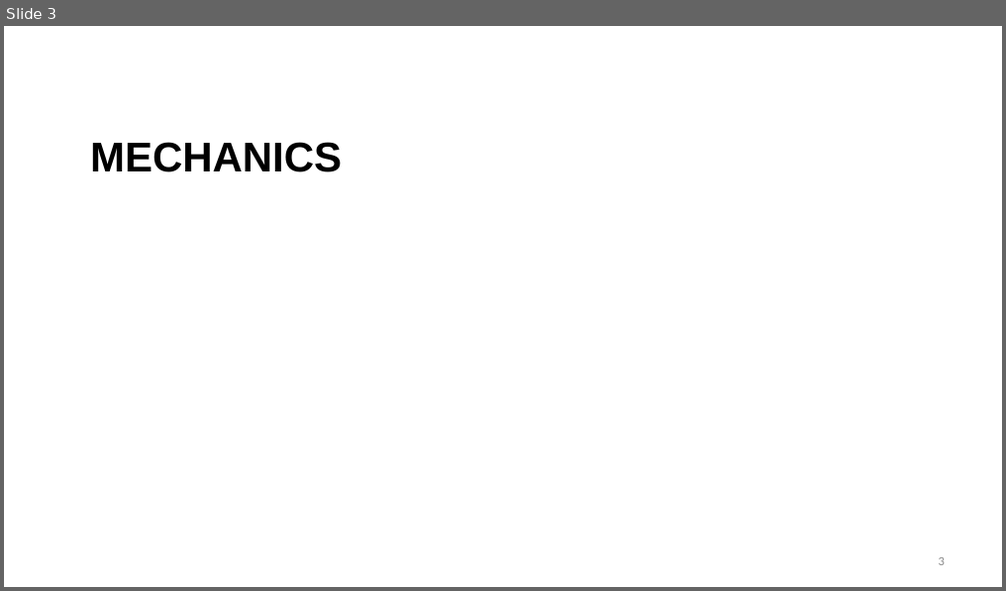
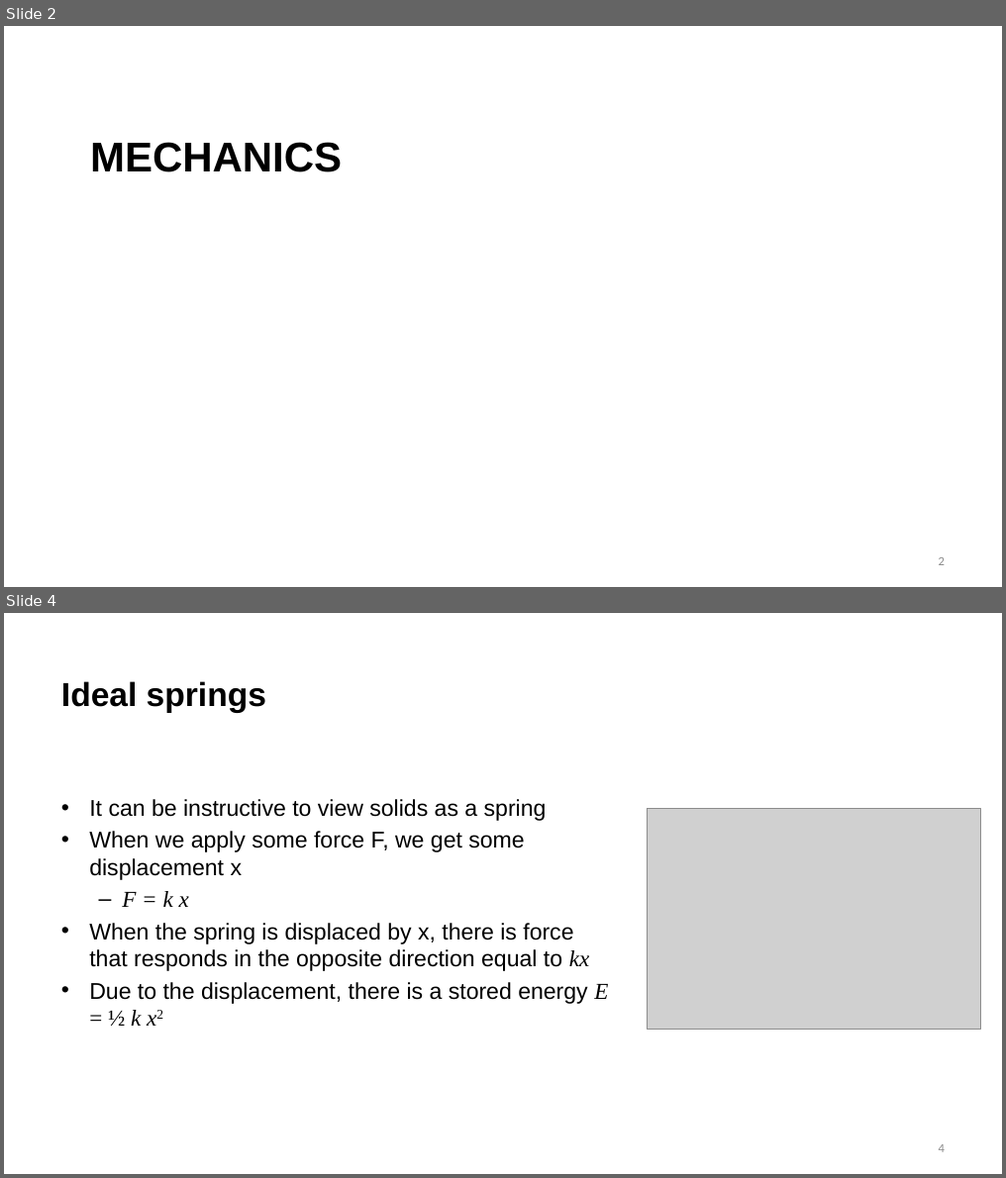
Before and after one commit to benbeeler/TEACHING, a slide deck: Nuclear_Fuel_Performance/NE533_Spring2026/Module2/Lec6_mechanics.pptx. Shown one above the other, each under a label of ours: slide 3 before the commit, slides 2 and 4 after it; the slides between them are not shown. The pictures are 1006x591 and 1006x1178 pixels, drawn with LibreOffice and Linux fonts; fonts in the diff are those of the drawing; grey boxes stand for pictures; background and template pictures are left out. Boxes give left, top, right and bottom in pixels: in the first picture for what was removed or moved away, otherwise in the second. Text is boxed around its words. In the diff, an @@ line names an element or a change of style, - is before the commit and + after.

```diff
--- a/Nuclear_Fuel_Performance/NE533_Spring2026/Module2/Lec6_mechanics.pptx
+++ b/Nuclear_Fuel_Performance/NE533_Spring2026/Module2/Lec6_mechanics.pptx
@@ slide 4 added at box(4, 613, 1002, 1174), background #FFFFFF @@
@@ title added at box(61, 681, 266, 713), 32 pt, text #000000, bold @@
+Ideal springs
@@ text added at box(89, 799, 608, 1026), 22 pt, text #000000 @@
+• It can be instructive to view solids as a spring
+• When we apply some force F, we get some displacement x
+  – F = k x
+• When the spring is displaced by x, there is force that responds in the opposite direction equal to kx
+• Due to the displacement, there is a stored energy E = ½ k x2
@@ picture added at box(648, 808, 981, 1029) @@
@@ page number added at box(939, 1145, 944, 1153), 12 pt, text #8C8C8C @@
+4
@@ what was slide 3 is now slide 2 @@
```
Also in this commit, not shown: 1 slide changed, 7 other slides added, 38 slides removed, 42 other files.
